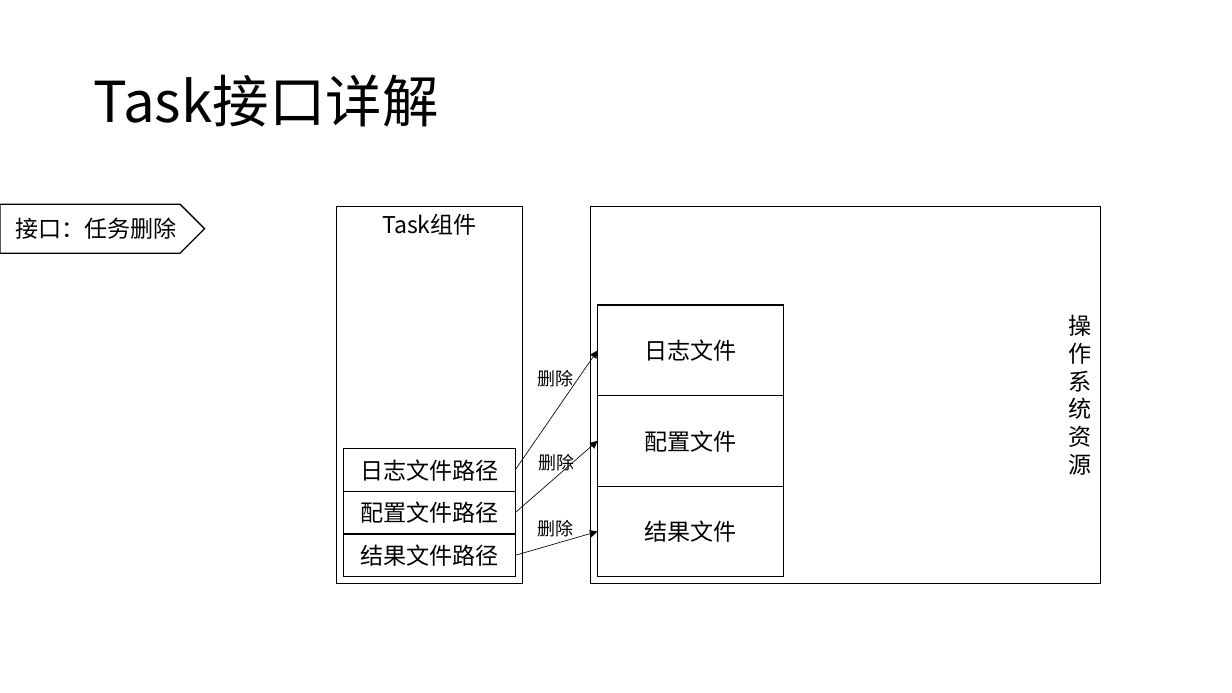
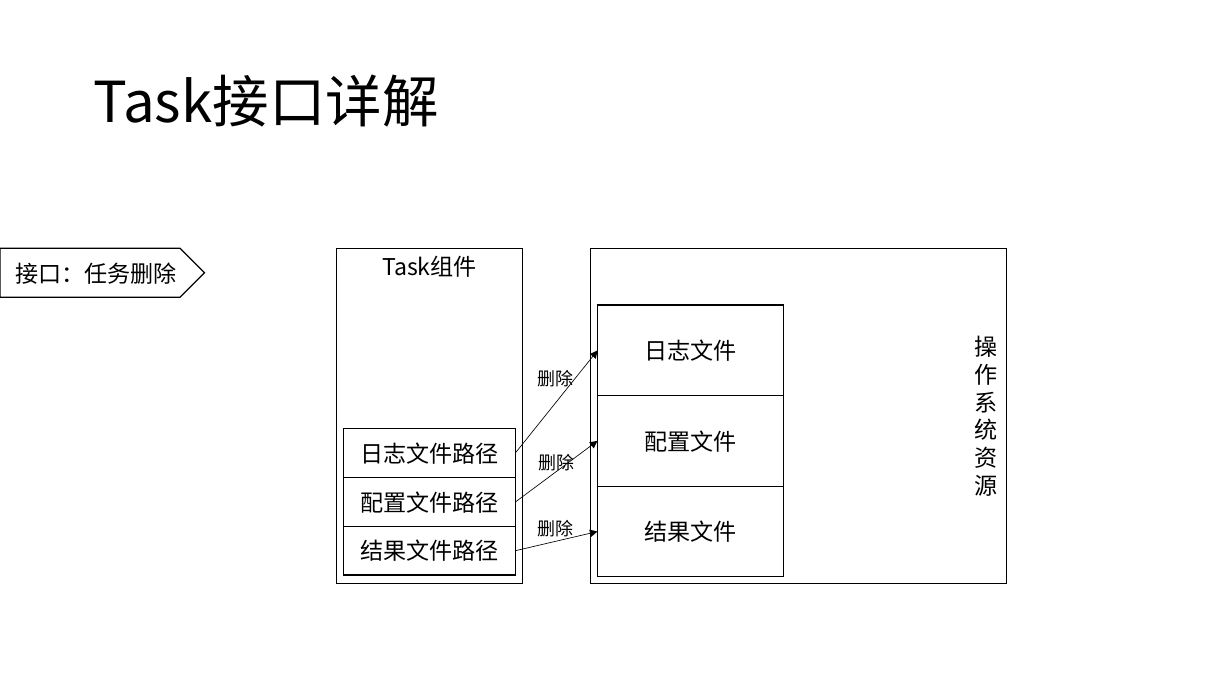
Before and after one commit to WuXiSTC/PressureMeter, a slide deck: slide 14 of 设计图.pptx. Drawn at 1232x693 pixels with LibreOffice and Linux fonts; fonts in the diff are those of the drawing. Boxes give left, top, right and bottom in pixels: in the first picture for what was removed or moved away, otherwise in the second. Text is boxed around its words. In the diff, an @@ line names an element or a change of style, - is before the commit and + after.

```diff
--- a/设计图.pptx
+++ b/设计图.pptx
@@ pentagon arrow "接口：任务删除": place and size @@
-pentagon arrow "接口：任务删除" at bbox=[0, 204, 204, 253]
+pentagon arrow "接口：任务删除" at bbox=[0, 249, 204, 298]
@@ rectangle "Task组件": place and size @@
-rectangle "Task组件" at bbox=[336, 206, 522, 583]
+rectangle "Task组件" at bbox=[336, 249, 522, 584]
@@ rectangle "操": place and size @@
-rectangle "操" at bbox=[591, 206, 1101, 583]
+rectangle "操" at bbox=[591, 249, 1006, 584]
@@ arrow moved from (516, 470) - (598, 350) to (516, 453) - (598, 350) @@
@@ rectangle "日志文件路径": place and size @@
-rectangle "日志文件路径" at bbox=[344, 448, 516, 491]
+rectangle "日志文件路径" at bbox=[344, 429, 516, 478]
@@ arrow moved from (516, 513) - (598, 441) to (516, 502) - (598, 441) @@
@@ rectangle "配置文件路径": place and size @@
-rectangle "配置文件路径" at bbox=[344, 492, 516, 534]
+rectangle "配置文件路径" at bbox=[344, 478, 516, 527]
@@ rectangle "结果文件路径": place and size @@
-rectangle "结果文件路径" at bbox=[344, 534, 516, 577]
+rectangle "结果文件路径" at bbox=[344, 527, 516, 576]
@@ arrow moved from (516, 555) - (598, 531) to (516, 551) - (598, 531) @@
```
Also in this commit, not shown: 5 other slides changed, 1 slide removed, 1 other file.
